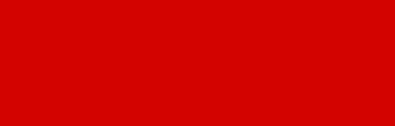
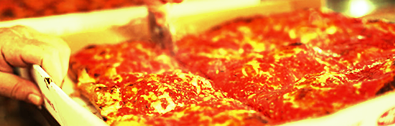
Two versions of the same layered image (395x126). Layer-by-layer changes:
added layer "Layer 1" (overlay, 30%) above "Background" over [0, 0, 395, 126]
added layer "Background" (overlay) above "sicilian-pizza" over [0, 0, 395, 126]
added layer "sicilian-pizza" above "Rectangle 2" over [0, 0, 395, 126]
